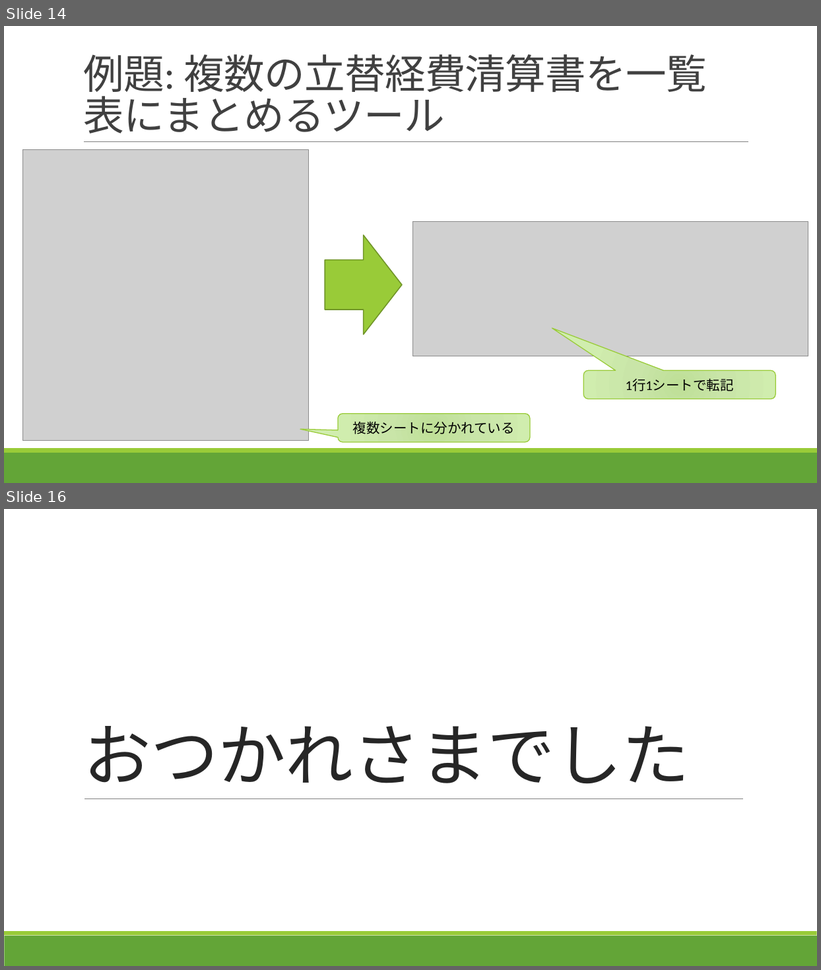
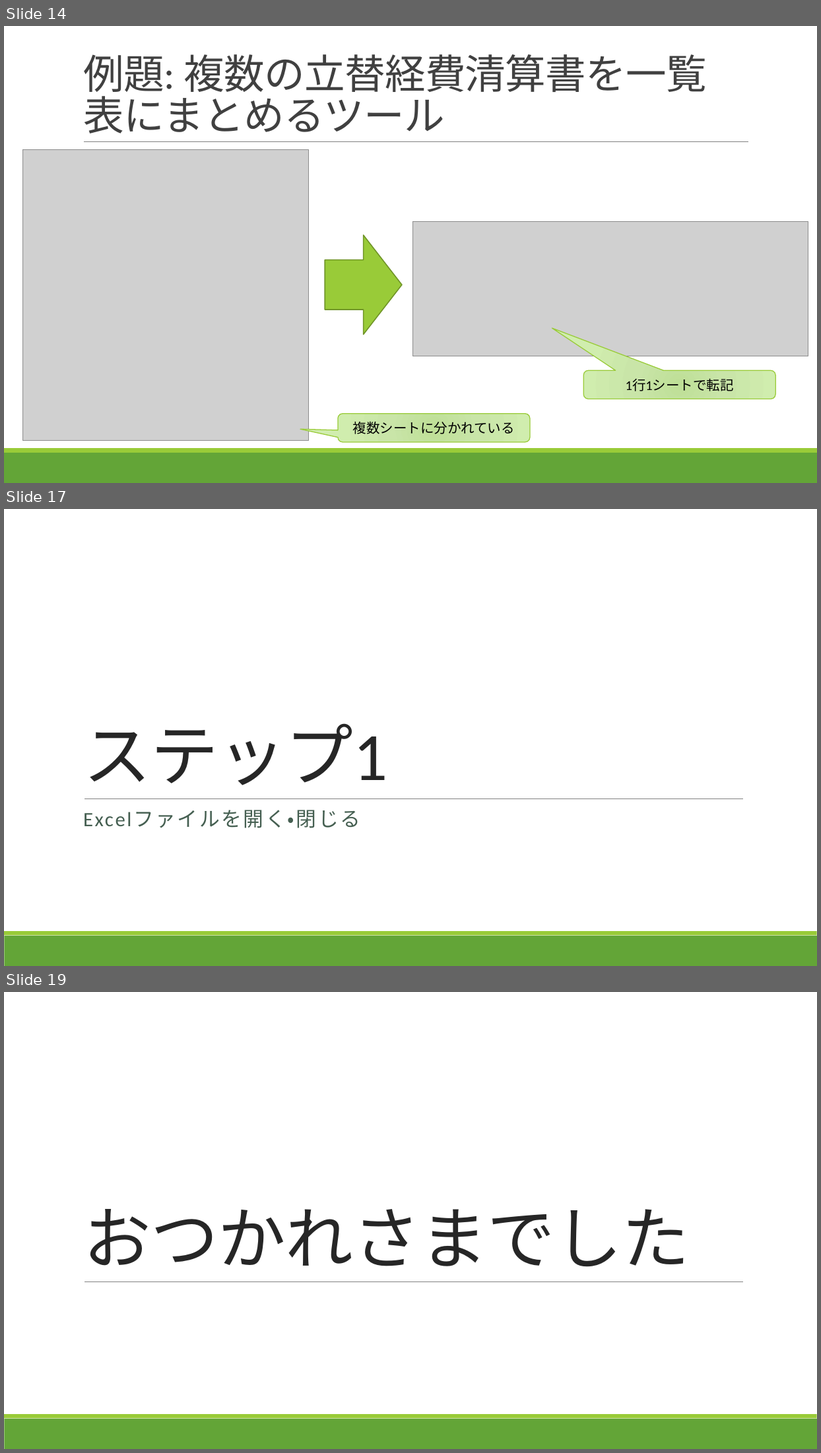
Before and after one commit to takeruko/vba-seminer-2019, a slide deck: contents/4/Excelマクロで学ぶVBA入門_第4回.pptx. Shown one above the other, each under a label of ours: slides 14 and 16 before the commit, slides 14, 17 and 19 after it; the slides between them are not shown. The pictures are 821x970 and 821x1453 pixels, drawn with LibreOffice and Linux fonts; fonts in the diff are those of the drawing; grey boxes stand for pictures. Boxes give left, top, right and bottom in pixels: in the first picture for what was removed or moved away, otherwise in the second. Text is boxed around its words. In the diff, an @@ line names an element or a change of style, - is before the commit and + after.

```diff
--- a/contents/4/Excelマクロで学ぶVBA入門_第4回.pptx
+++ b/contents/4/Excelマクロで学ぶVBA入門_第4回.pptx
@@ slide 17 added at bbox=[4, 509, 817, 966], background #FFFFFF; not listed: 3 template elements that a slide beside it also shows @@
@@ title added at bbox=[83, 723, 387, 786], 80 pt, text #262626 @@
+ステップ1
@@ text added at bbox=[83, 810, 360, 828], 24 pt, text #455F51 @@
+Excelファイルを開く・閉じる
@@ what was slide 16 is now slide 19 @@
```
Also in this commit, not shown: 1 slide changed, 2 other slides added, 2 other files.
